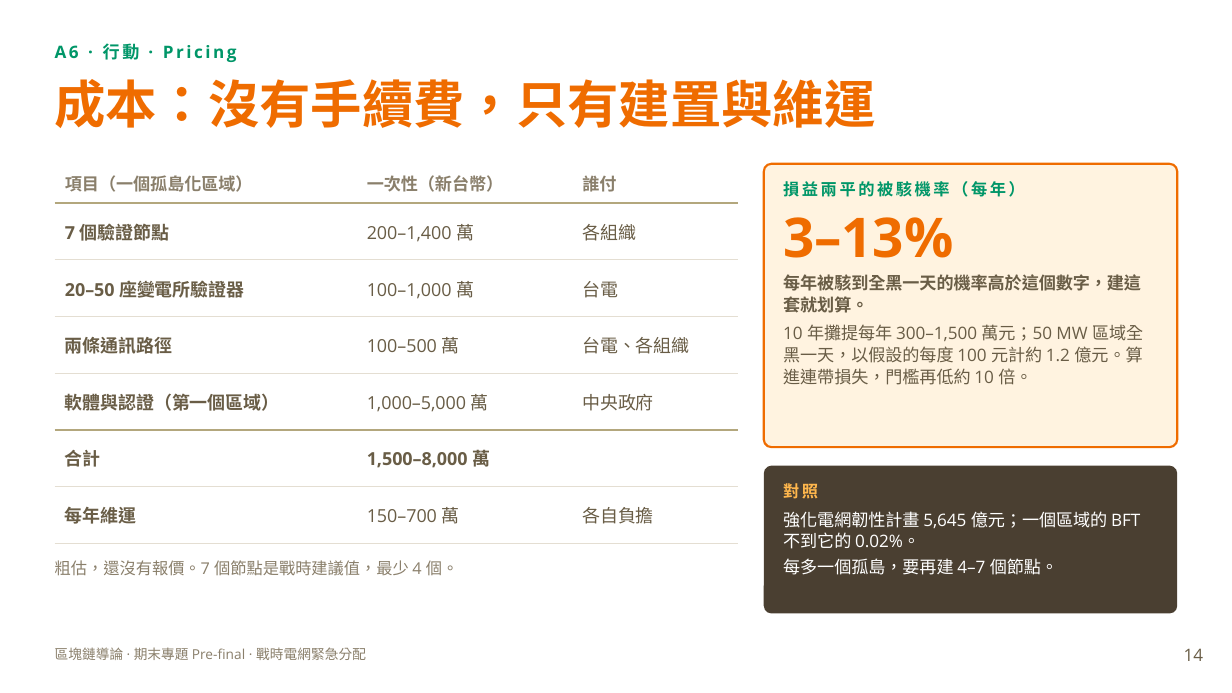
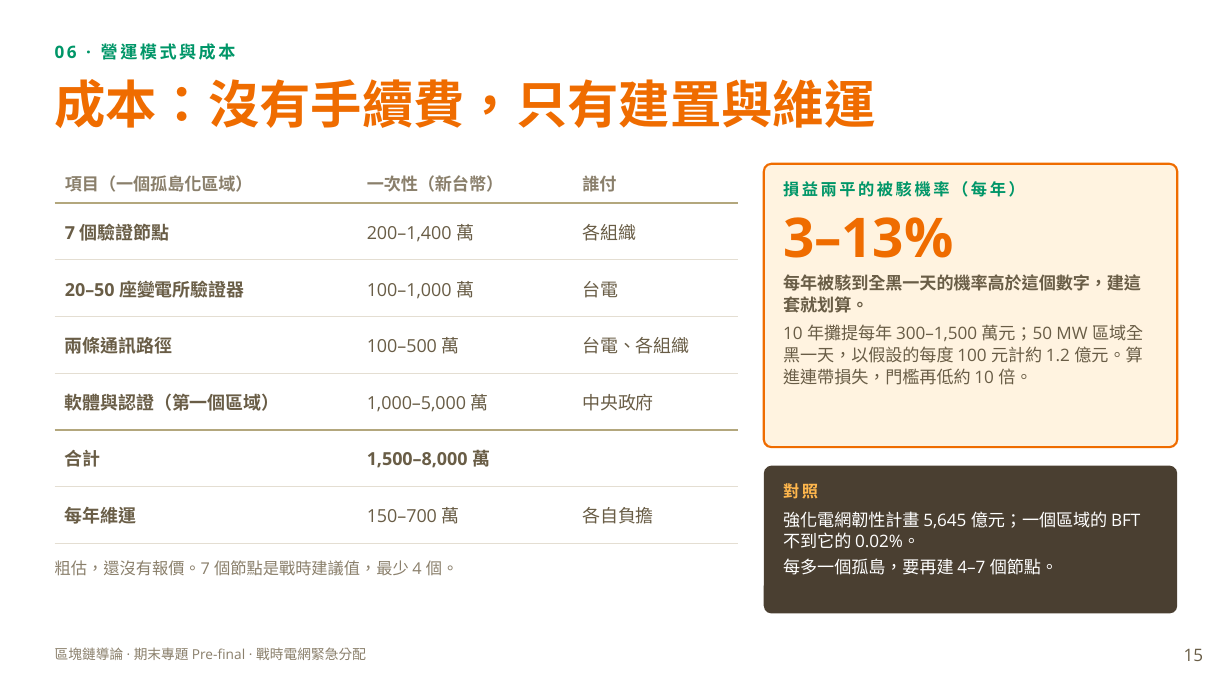
Before and after one commit to XXXaBg3619/grid-quorum, a slide deck: slide 15 of 期末前報告_戰時電網緊急分配.pptx (slide 14 before the commit). Drawn at 1232x693 pixels with LibreOffice and Linux fonts; fonts in the diff are those of the drawing. Boxes give left, top, right and bottom in pixels: in the first picture for what was removed or moved away, otherwise in the second. Text is boxed around its words. In the diff, an @@ line names an element or a change of style, - is before the commit and + after.

```diff
--- a/期末前報告_戰時電網緊急分配.pptx
+++ b/期末前報告_戰時電網緊急分配.pptx
@@ text at (55,43,236,60): text changed @@
-A6 · 行動 · Pricing
+06 · 營運模式與成本
@@ page number at (1184,648,1203,661): text changed @@
-14
+15
```
Also in this commit, not shown: 15 other slides changed, 2 slides added, 1 slide removed.
